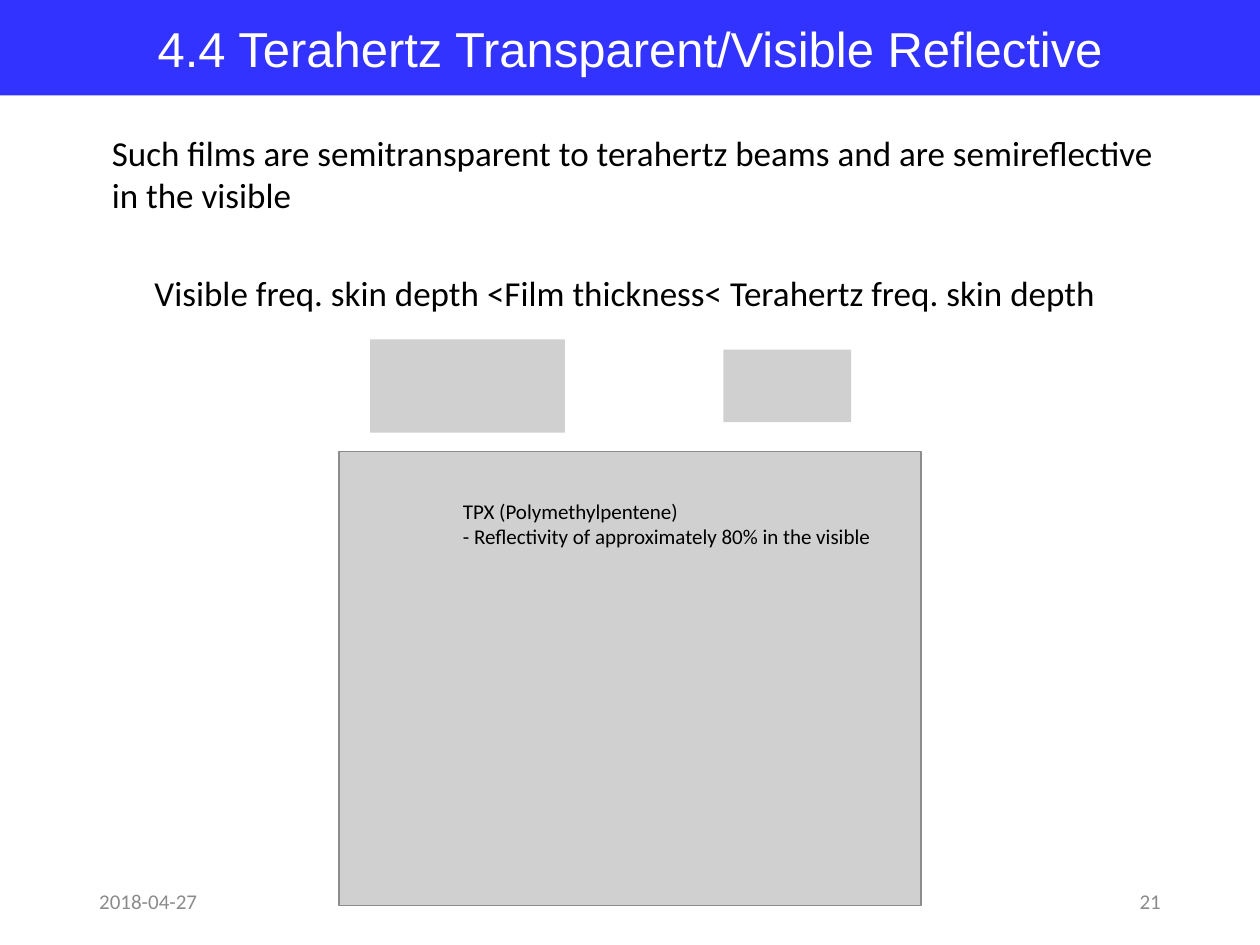
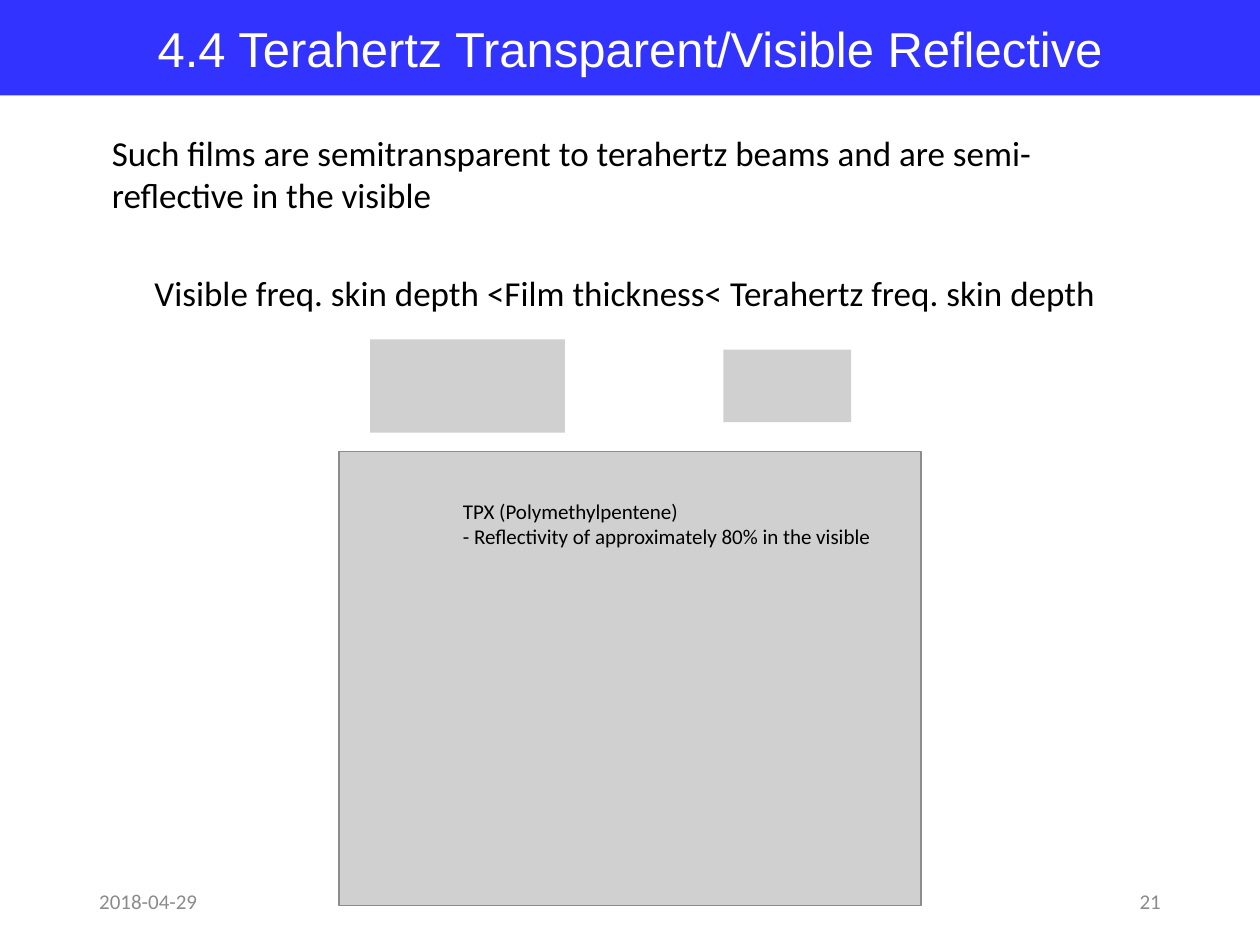
Before and after one commit to jglee96/NBTP_Lab, a slide deck: slide 21 of Terahertz Metrology/Ch8/Terahertz Metrology_Ch8.pptx. Drawn at 1260x945 pixels with LibreOffice and Linux fonts; fonts in the diff are those of the drawing; grey boxes stand for pictures. Boxes give left, top, right and bottom in pixels: in the first picture for what was removed or moved away, otherwise in the second. Text is boxed around its words. In the diff, an @@ line names an element or a change of style, - is before the commit and + after.

```diff
--- a/Terahertz Metrology/Ch8/Terahertz Metrology_Ch8.pptx
+++ b/Terahertz Metrology/Ch8/Terahertz Metrology_Ch8.pptx
@@ text at [112, 141, 1031, 209]: text changed @@
-Such films are semitransparent to terahertz beams and are semireflective in the visible
+Such films are semitransparent to terahertz beams and are semi-reflective in the visible
@@ text at [99, 895, 197, 909]: text changed @@
-2018-04-27
+2018-04-29
```
Also in this commit, not shown: 25 other slides changed, 3 slides added, 2 slides removed, 3 other files.
